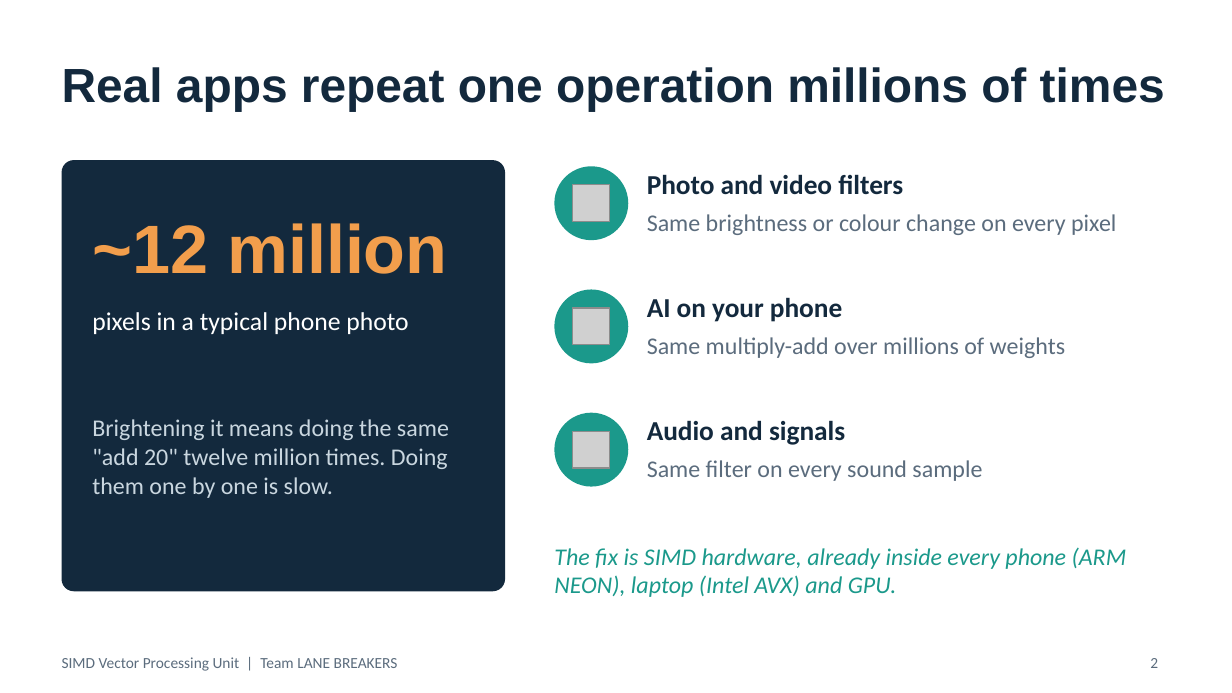
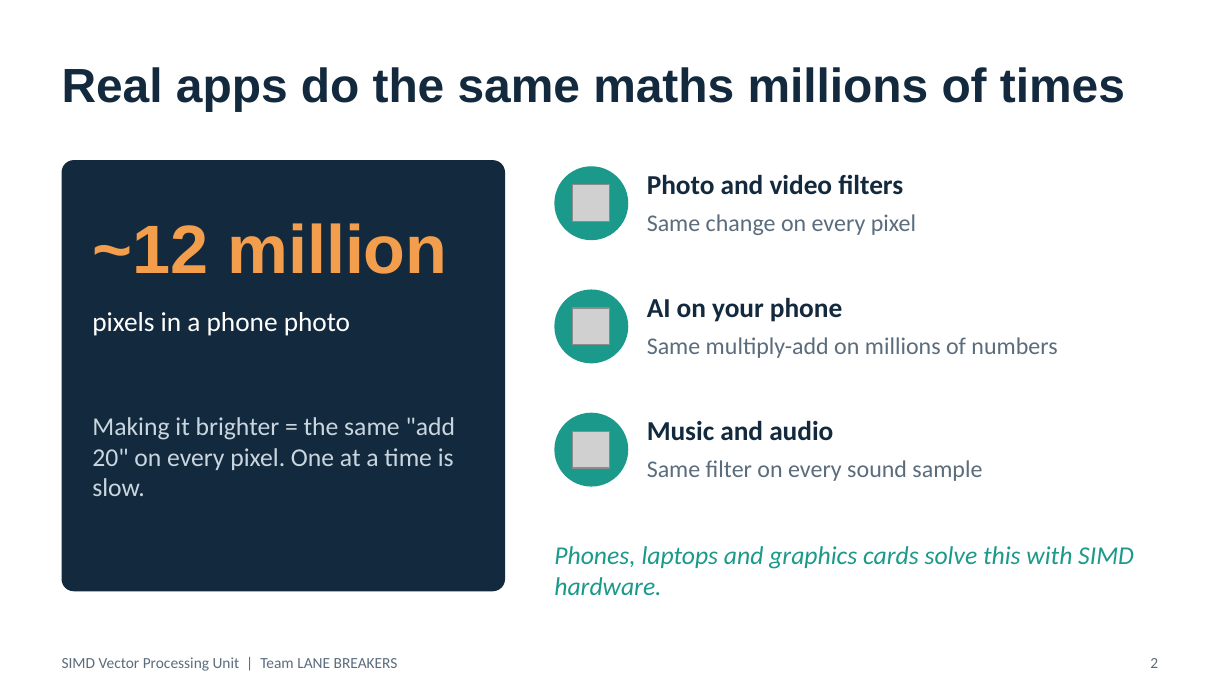
Before and after one commit to ChaitanyaSai-Meka/simd-vector-processing-unit, a slide deck: slide 2 of report/SIMD_VPU_Presentation.pptx. Drawn at 1232x693 pixels with LibreOffice and Linux fonts; fonts in the diff are those of the drawing; grey boxes stand for pictures. Boxes give left, top, right and bottom in pixels: in the first picture for what was removed or moved away, otherwise in the second. Text is boxed around its words. In the diff, an @@ line names an element or a change of style, - is before the commit and + after.

```diff
--- a/report/SIMD_VPU_Presentation.pptx
+++ b/report/SIMD_VPU_Presentation.pptx
@@ title at <box>62,67,1125,111</box>: text changed @@
-Real apps repeat one operation millions of times
+Real apps do the same maths millions of times
@@ text at <box>647,214,916,235</box>: text changed @@
-Same brightness or colour change on every pixel
+Same change on every pixel
@@ text at <box>92,312,350,336</box>: text changed; size 15 to 16 pt @@
-pixels in a typical phone photo
+pixels in a phone photo
@@ text at <box>647,337,1057,358</box>: text changed @@
-Same multiply-add over millions of weights
+Same multiply-add on millions of numbers
@@ text at <box>92,417,455,496</box>: text changed; size 14 to 15 pt @@
-Brightening it means doing the same "add 20" twelve million times. Doing them one by one is slow.
+Making it brighter = the same "add 20" on every pixel. One at a time is slow.
@@ text at <box>647,420,833,441</box>: text changed @@
-Audio and signals
+Music and audio
@@ text at <box>554,546,1134,595</box>: text changed; size 14 to 15 pt @@
-The fix is SIMD hardware, already inside every phone (ARM NEON), laptop (Intel AVX) and GPU.
+Phones, laptops and graphics cards solve this with SIMD hardware.
```
Also in this commit, not shown: 4 other slides changed, 3 slides added, 5 slides removed.
